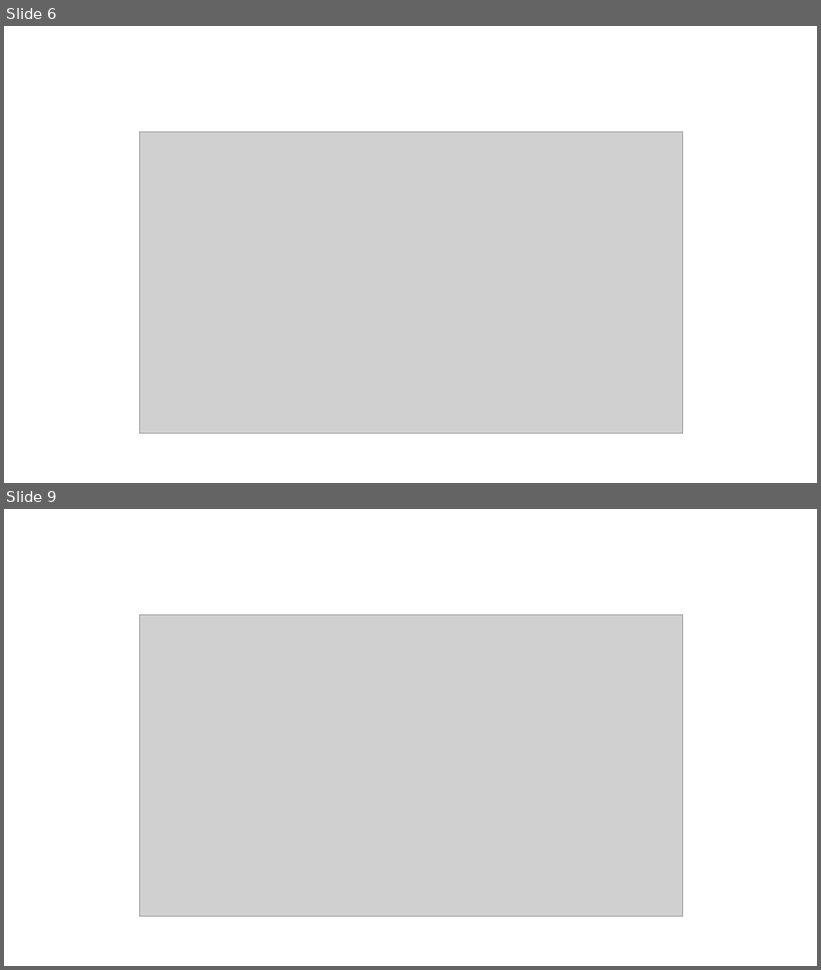
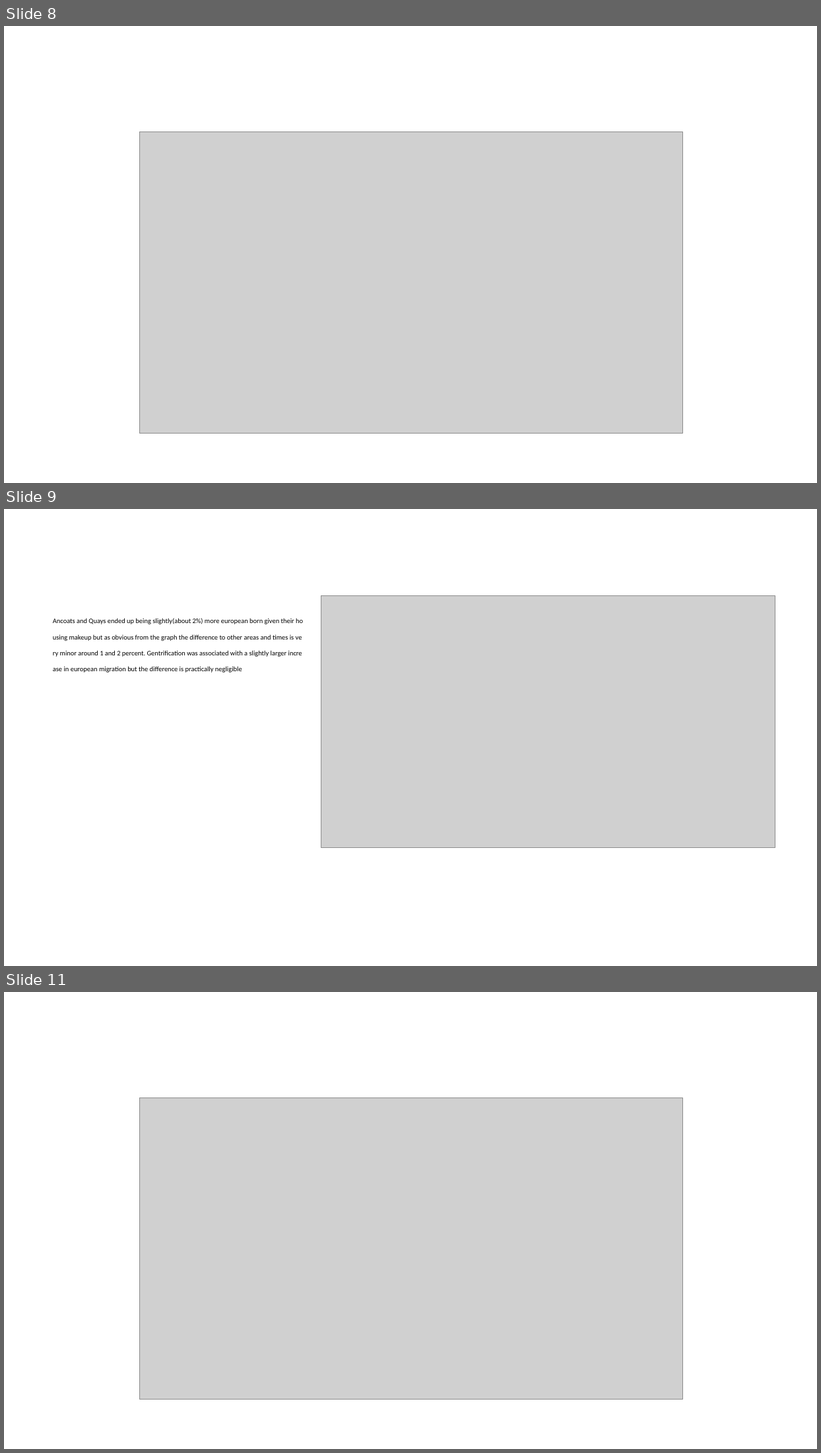
Before and after one commit to Sviatkd/DatafestivalWork, a slide deck: presentation.pptx. Shown one above the other, each under a label of ours: slides 6 and 9 before the commit, slides 8, 9 and 11 after it; the slides between them are not shown. The pictures are 821x970 and 821x1453 pixels, drawn with LibreOffice and Linux fonts; fonts in the diff are those of the drawing; grey boxes stand for pictures. Boxes give left, top, right and bottom in pixels: in the first picture for what was removed or moved away, otherwise in the second. Text is boxed around its words. In the diff, an @@ line names an element or a change of style, - is before the commit and + after.

```diff
--- a/presentation.pptx
+++ b/presentation.pptx
@@ slide 9 added at (x1=4, y1=509, x2=817, y2=966), background #FFFFFF @@
@@ picture added at (x1=321, y1=596, x2=775, y2=848) @@
@@ text added at (x1=53, y1=618, x2=294, y2=673), 10.5 pt, text #000000 @@
+Ancoats and Quays ended up being slightly(about 2%) more european born given their housing makeup but as obvious from the graph the difference to other areas and times is very minor around 1 and 2 percent. Gentrification was associated with a slightly larger increase in european migration but the difference is practically negligible
@@ what was slide 6 is now slide 8 @@
@@ what was slide 9 is now slide 11 @@
```
Also in this commit, not shown: 4 slides changed, 4 other slides added, 3 slides removed, 1 other file.
